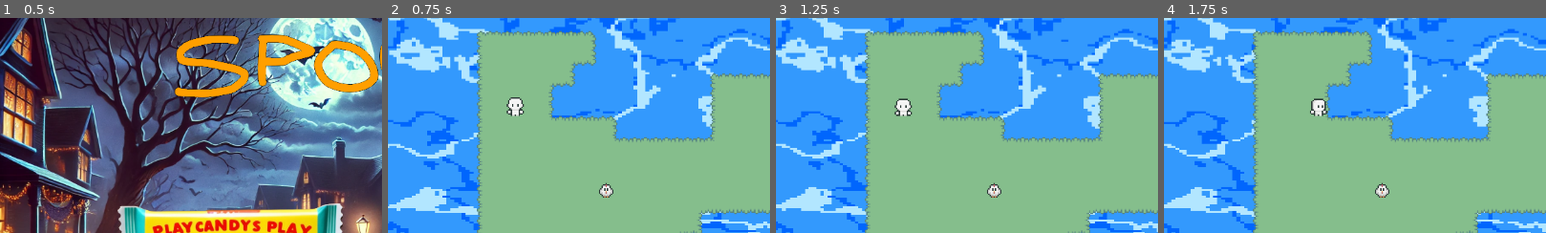
Above: before the commit, frames 1-4 (left to right).
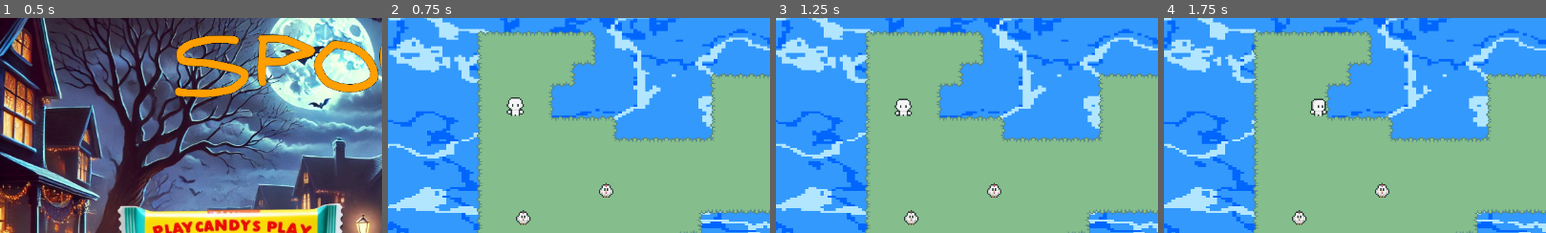
Above: after the commit, the same moments.

Repository: coryo12345/simple-godot-intro
Game: Godot game, scene res://scenes/MainMenu/main_menu.tscn
The game is run twice, just before and just after one commit, with the same random seed, the same clock (stepped at 60 frames per second) and the same inputs.
Inputs (mouse positions are % of the whole screen's width and height, from its top left):
- Up to frame 1 (0.5 s): no input
- Up to frame 2 (0.75 s): click (30, 63) at 0.5 s
- Up to frame 3 (1.25 s): no input
- Up to frame 4 (1.75 s): move the mouse to (72, 45) at 1.27 s; hold D (move_right) from 1.28 s (still down); tap Space (interact) at 1.35 s; click (72, 45) at 1.42 s
The pictures show only the part of the screen within x 0-50%, y 8-58%; the shares and areas given below are measured in that part.

Frame 1 is identical in both runs. In frame 2, 0.2% of the frame differs, in the area x 33-38%, y 89-97%; in frame 3, 0.2%; in frame 4, 0.2%.

Commit message:
adding second chicken as example

Diff:
--- a/scenes/MainGame.tscn
+++ b/scenes/MainGame.tscn
@@ -8,6 +8,7 @@
 [node name="Root" type="Node2D"]
 
 [node name="Camera2D" type="Camera2D" parent="."]
+scale = Vector2(-2950.62, 531.918)
 anchor_mode = 0
 
 [node name="World" parent="." instance=ExtResource("1_3i355")]
--- a/scenes/World.tscn
+++ b/scenes/World.tscn
@@ -44,3 +44,6 @@
 
 [node name="Chicken" parent="." instance=ExtResource("4_5nklt")]
 position = Vector2(164.5, 155)
+
+[node name="Chicken2" parent="." instance=ExtResource("4_5nklt")]
+position = Vector2(102, 175.5)
